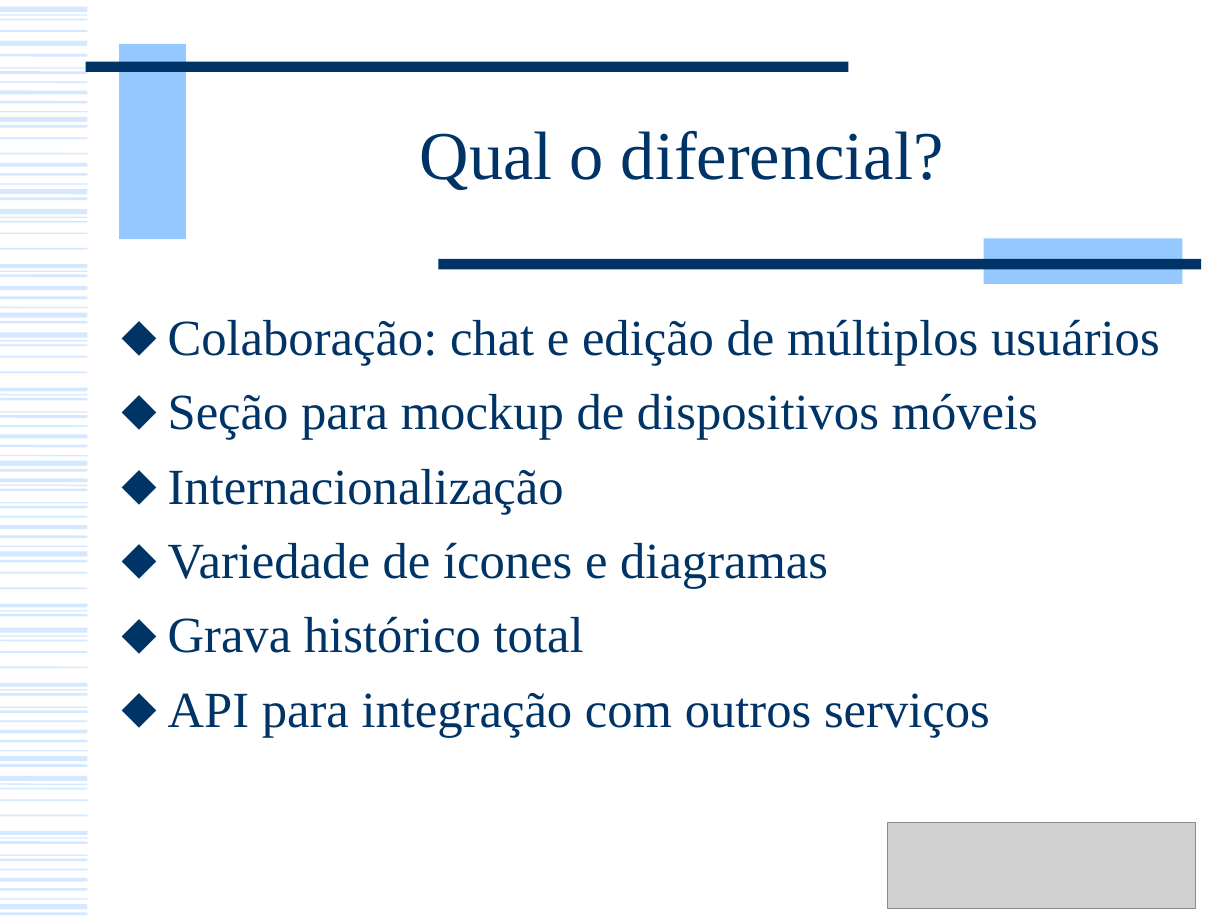
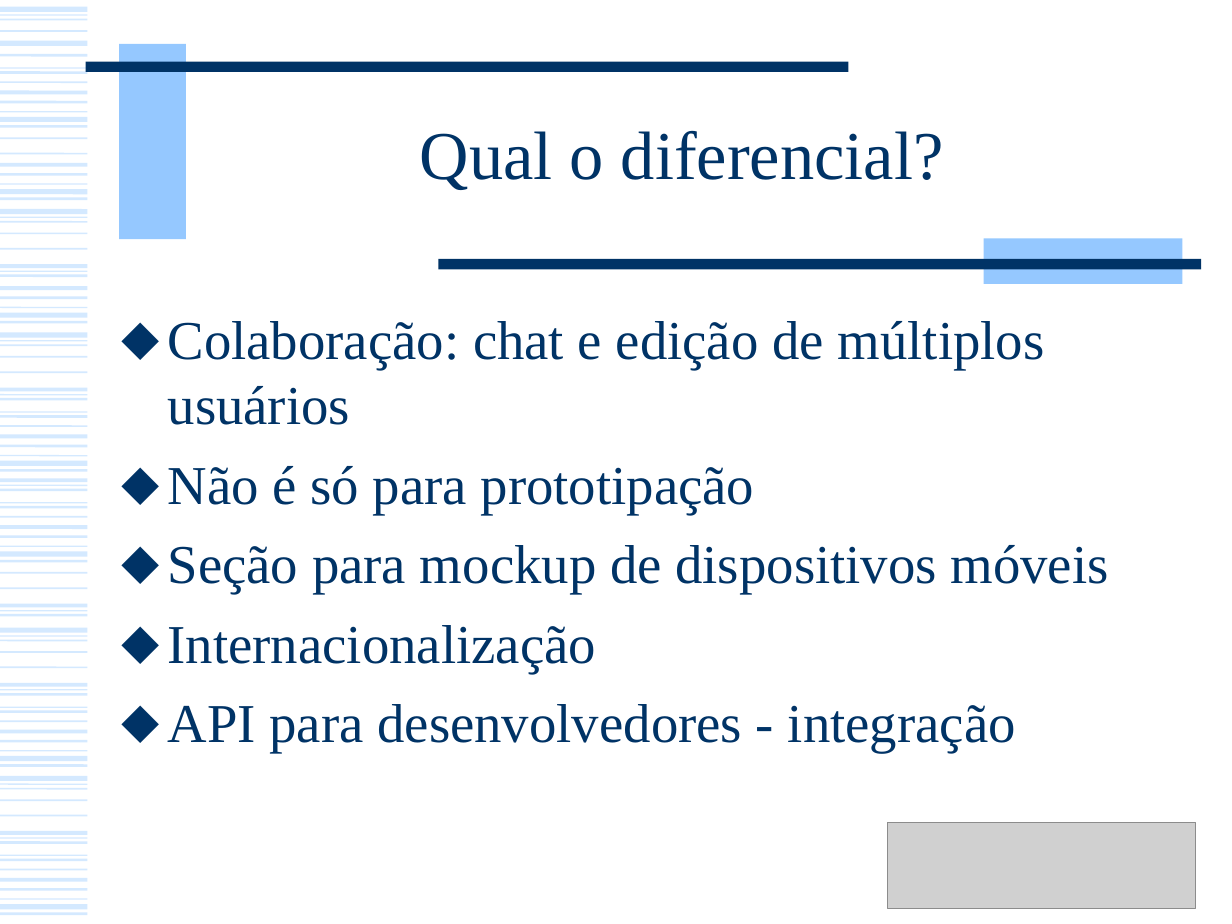
Before and after one commit to andrecurvello/tests-zingarelli, a slide deck: slide 4 of 2-Disciplinas/HCI/Monografia-Ferramenta-Prototipacao/Apresentacao-Cacoo.ppt. Drawn at 1232x924 pixels with LibreOffice and Linux fonts; fonts in the diff are those of the drawing; grey boxes stand for pictures. Boxes give left, top, right and bottom in pixels: in the first picture for what was removed or moved away, otherwise in the second. Text is boxed around its words. In the diff, an @@ line names an element or a change of style, - is before the commit and + after.

```diff
--- a/2-Disciplinas/HCI/Monografia-Ferramenta-Prototipacao/Apresentacao-Cacoo.ppt
+++ b/2-Disciplinas/HCI/Monografia-Ferramenta-Prototipacao/Apresentacao-Cacoo.ppt
@@ text at (x1=168, y1=321, x2=1109, y2=673): size 29.6 to 32 pt in "Colaboração: chat e edição de múltiplos usuários", "Seção para mockup de dispositivos móveis", "Internacionalização" @@
@@ text at (x1=168, y1=466, x2=755, y2=515): paragraph added @@
+⬥ Não é só para prototipação
@@ text at (x1=168, y1=704, x2=1016, y2=753): text changed; size 29.6 to 32 pt @@
-⬥ Variedade de ícones e diagramas
-⬥ Grava histórico total
-⬥ API para integração com outros serviços
+⬥ API para desenvolvedores - integração
```
Also in this commit, not shown: 5 other slides changed, 2 slides added, 4 other files.
